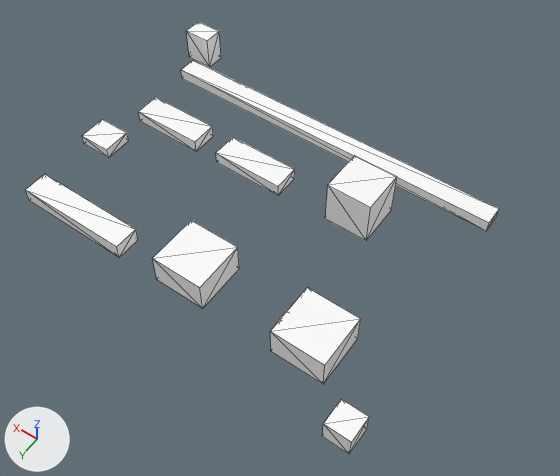
Two versions of the glTF model cf2_col_r_caramel.glb, one commit apart.
Camera for both pictures: a 50 mm lens placed at (1.2, -3.4, 53.5), pointed at (24.0, -35.3, 3.4). The lights are fixed; the arrows at lower left show +X, +Y and +Z. The older version comes first. Mesh edges are drawn as thin lines. Vertices at exactly the same position are counted once.

Names of what the first picture shows: 'cf2_col_r_caramel'.
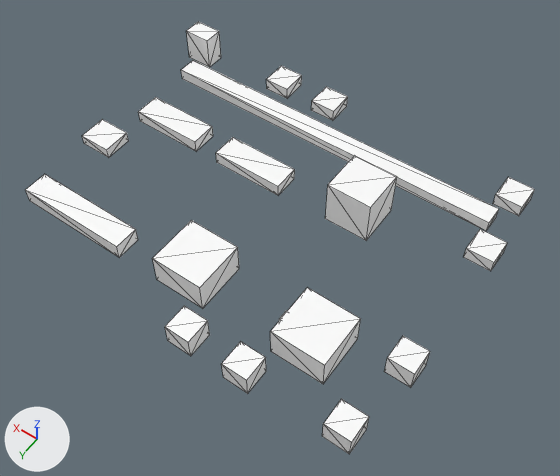
Changed parts and their boxes [x1, y1, x2, y2] in the pictures (560 x 476 px):
'cf2_col_r_caramel', reshaped (8% wider): before [26, 22, 499, 454]; after [26, 22, 535, 454]
part 1 of me_cf2_col_r_caramel, added: after [311, 87, 348, 121]
part 2 of me_cf2_col_r_caramel, added: after [165, 306, 210, 356]
part 3 of me_cf2_col_r_caramel, added: after [384, 336, 430, 387]
part 4 of me_cf2_col_r_caramel, added: after [493, 177, 535, 216]
part 5 of me_cf2_col_r_caramel, added: after [267, 66, 302, 98]
part 6 of me_cf2_col_r_caramel, added: after [221, 342, 266, 394]
part 7 of me_cf2_col_r_caramel, added: after [464, 229, 507, 271]

Edits to the bpy script that builds the scene:
```text
Change me_cf2_col_r_caramel:
    used by ob_cf2_col_r_caramel; location = (0.0, 0.0, 0.0)
    remove me_cf2_col_r_caramel.from_pydata(...)  # 96 vertices, 144 faces; spans x 9.4..44.5, y -50.3..-22.9, z 3.6..7.8
    add me_cf2_col_r_caramel.from_pydata(...)  # 152 vertices, 228 faces; spans x 8.4..44.5, y -51.6..-22.5, z 3.6..7.8
    me_cf2_col_r_caramel part 1: a new loose piece, a box spanning x 27.9..30.3, y -51.6..-49.2, z 3.6..4.8, in mat_col (white #ffffff)
    me_cf2_col_r_caramel part 2: a new loose piece, a box spanning x 22.8..25.0, y -24.7..-22.5, z 3.6..5.6, in mat_col (white #ffffff)
    me_cf2_col_r_caramel part 3: a new loose piece, a box spanning x 8.5..10.7, y -31.8..-29.6, z 3.6..5.6, in mat_col (white #ffffff)
    me_cf2_col_r_caramel part 4: a new loose piece, a box spanning x 9.0..11.4, y -51.0..-48.6, z 3.6..4.8, in mat_col (white #ffffff)
    me_cf2_col_r_caramel part 5: a new loose piece, a box spanning x 33.1..35.5, y -51.6..-49.2, z 3.6..4.8, in mat_col (white #ffffff)
    me_cf2_col_r_caramel part 6: a new loose piece, a box spanning x 17.6..19.8, y -24.7..-22.5, z 3.6..5.6, in mat_col (white #ffffff)
    me_cf2_col_r_caramel part 7: a new loose piece, a box spanning x 8.4..10.8, y -44.5..-42.1, z 3.6..4.8, in mat_col (white #ffffff)
```
